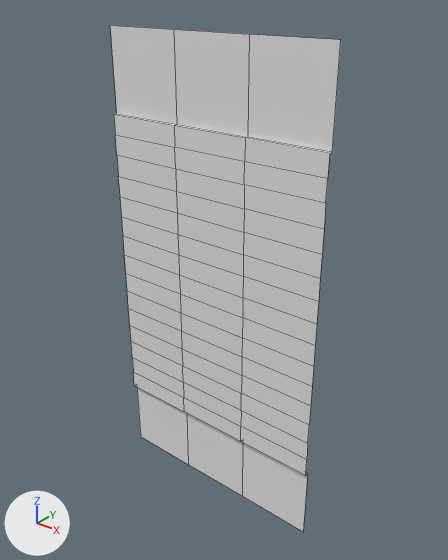
The FBX model Assets/Models/Traffic/Roads/Prop_MainRoad_StraightCrossing.fbx as it was, and as the next commit left it.
One viewpoint serves both versions: a 50 mm camera at (-13.93, 0.14, 7.67) aimed at (-22.5, 10.85, 1.03). Lighting does not change. The marker at lower left points along +X, +Y and +Z. Mesh edges are drawn as thin lines. Where no turn or scale is listed for an object, it has been applied to the vertices.

The first picture shows 'Prop_MainRoad_StraightCrossing'.
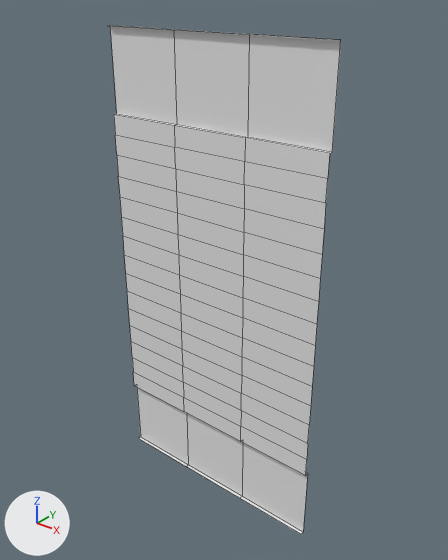
Commit message: Updated road assets

Location of each change, (x1, y1, x2, y2) in pixels of the pictures (448 x 560 px):
'Prop_MainRoad_StraightCrossing', reshaped
    before: (110, 25, 341, 532)
    after: (110, 25, 341, 534)
part 1 of me_mesh_mainroad_straightcrossing, added
    after: (110, 25, 335, 534)

Edits to the bpy script that builds the scene:
```text
Change me_mesh_mainroad_straightcrossing:
    where me_mesh_mainroad_straightcrossing.from_pydata(...)  # 80 vertices, 57 faces; spans x -6.0..0.0, y 0.0..0.1, z -6.0..6.0
    used by ob_prop_mainroad_straightcrossing; location = (-19.64, 10.49, 0.7)
    verts and faces of me_mesh_mainroad_straightcrossing; kept vertices keep their numbers, new ones are numbered from 80
    before: 12 (-6.0, 0.1, 6.0) at pixel (110, 25), 13 (0.0, 0.1, 6.0) at pixel (340, 39), 14 (-6.0, 0.1, -6.0) at pixel (140, 436), 15 (0.0, 0.1, -6.0) at pixel (303, 532), 28 (-4.0, 0.1, 6.0) at pixel (174, 29)
    before: 29 (-2.0, 0.1, 6.0) at pixel (249, 34), 30 (-2.0, 0.1, -6.0) at pixel (242, 496), 31 (-4.0, 0.1, -6.0) at pixel (188, 464)
    me_mesh_mainroad_straightcrossing part 1
    add for new, old in zip([*range(80, 88)], [*range(12, 16), *range(28, 32)]): verts[new] = verts[old] + (0.0, -0.1, 0.0)
    add faces += [(30, 86, 87, 31), (28, 84, 85, 29), (13, 29, 85, 81), (15, 83, 86, 30), (12, 80, 84, 28), (14, 31, 87, 82)]  # mat_mat_sidewalk (white #e7e7e7)
```
